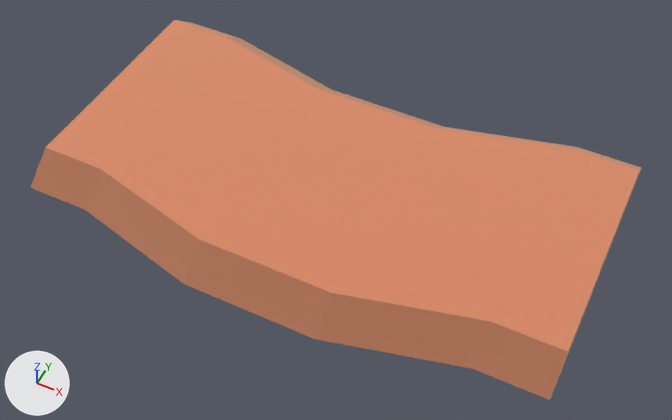
The glTF model packs/nature-kit/crops-dirtrow.glb: old version first, new version second.
The view is the same before and after, from a 50 mm lens placed at (0.536, -1.085, 1.212), pointed at (0.026, -0.065, -0.063). Arrows for +X, +Y and +Z are at lower left; the lights stay in place. The first picture is the older version. Where no turn or scale is listed for an object, it has been applied to the vertices.

In view in the first picture: 'crops_dirtRow'.
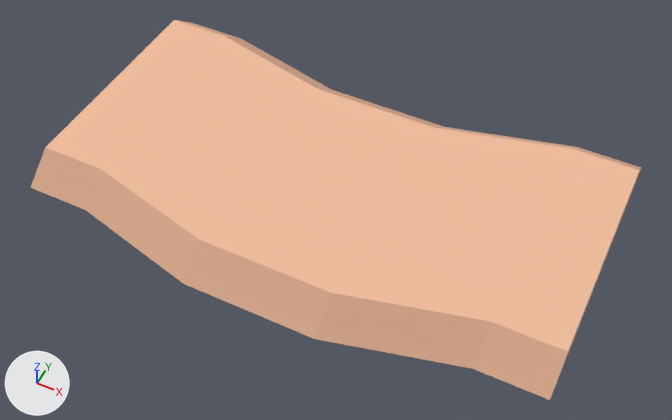
The change in detail:
In material 'dirtDark' (mat_dirtdark), metallic goes from 1.0 to 0.0.
In material 'dirt' (mat_dirt), metallic goes from 1.0 to 0.0.
Object 'tmpParent' (ob_tmpparent) is deleted.

Where the change shows, as pixel boxes (x1, y1, x2, y2) in the pictures (672 x 420 px):
'crops_dirtRow', surface changed (lighter): (31, 20, 641, 400) in both
